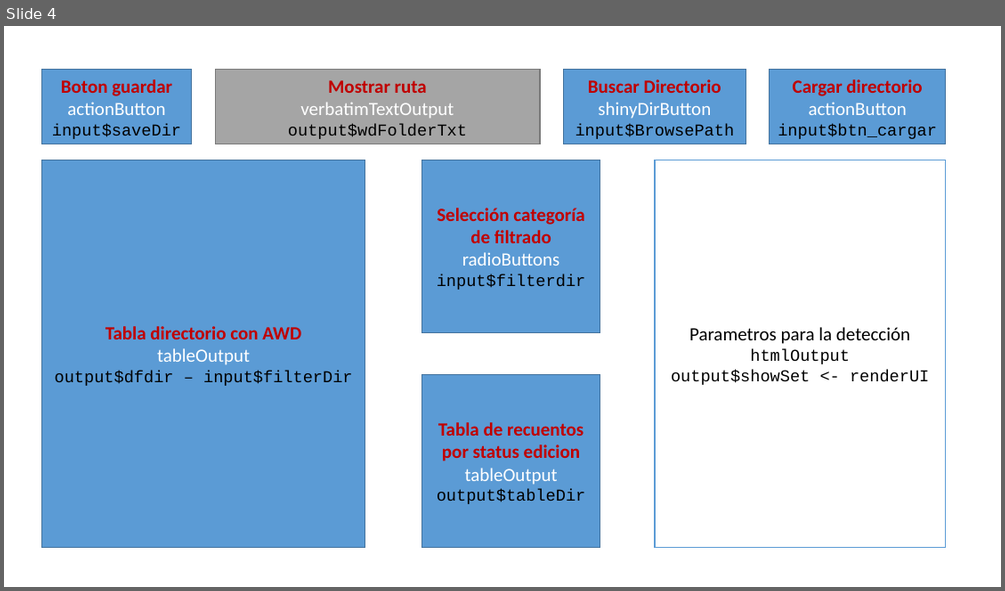
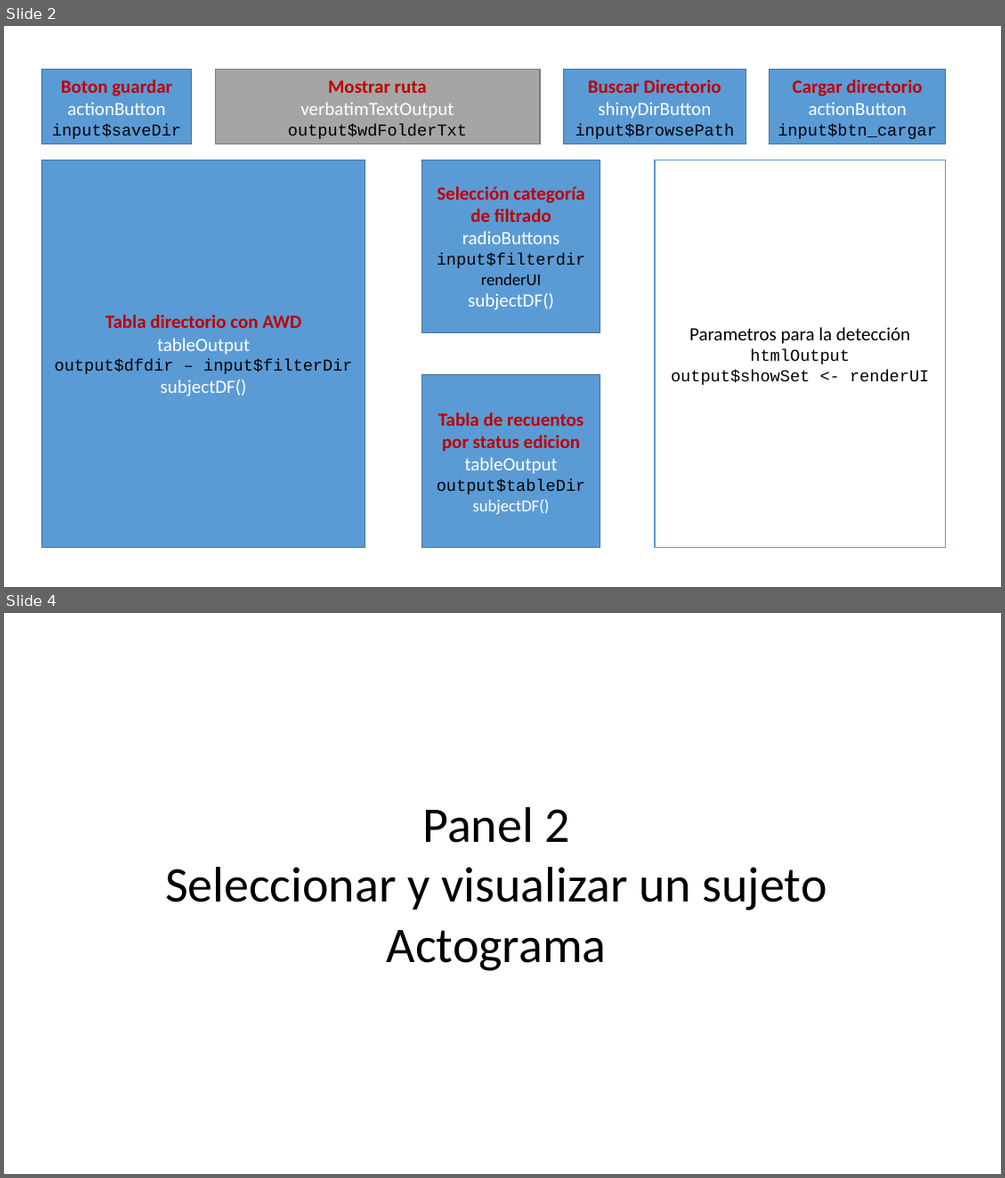
Before and after one commit to olitroski/Actigrafia, a slide deck: flujo edicion.pptx. Shown one above the other, each under a label of ours: slide 4 before the commit, slides 2 and 4 after it; the slides between them are not shown. The pictures are 1005x591 and 1005x1178 pixels, drawn with LibreOffice and Linux fonts; fonts in the diff are those of the drawing. Boxes give left, top, right and bottom in pixels: in the first picture for what was removed or moved away, otherwise in the second. Text is boxed around its words. In the diff, an @@ line names an element or a change of style, - is before the commit and + after.

```diff
--- a/flujo edicion.pptx
+++ b/flujo edicion.pptx
@@ slide 4 added at [4, 613, 1001, 1174], background #FFFFFF @@
@@ text added at [165, 807, 827, 971], 48 pt, text #000000 @@
+Panel 2
+Seleccionar y visualizar un sujeto
+Actograma
@@ what was slide 4 is now slide 2 @@
@@ slide 2 changed as well @@
@@ text in rectangle at [468, 273, 554, 310]: paragraphs added @@
+renderUI
+subjectDF()
@@ text in rectangle at [161, 379, 247, 396]: paragraph added @@
+subjectDF()
@@ text in rectangle at [473, 499, 550, 514]: paragraph added @@
+subjectDF()
```
Also in this commit, not shown: 4 other slides changed, 4 other slides added, 6 other files.
